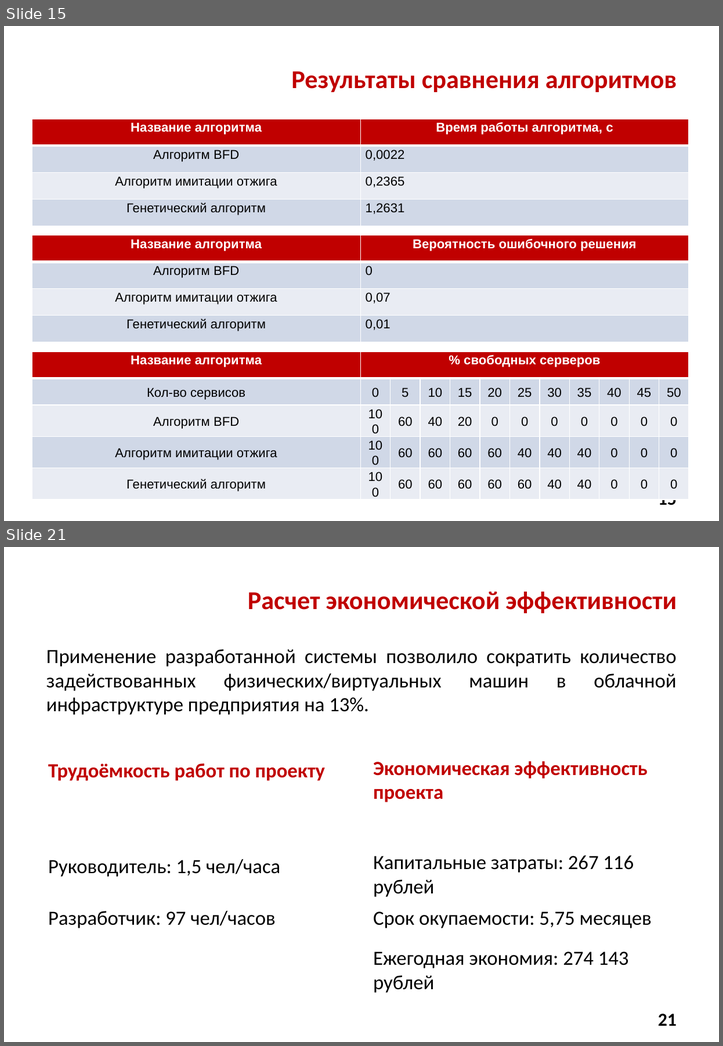
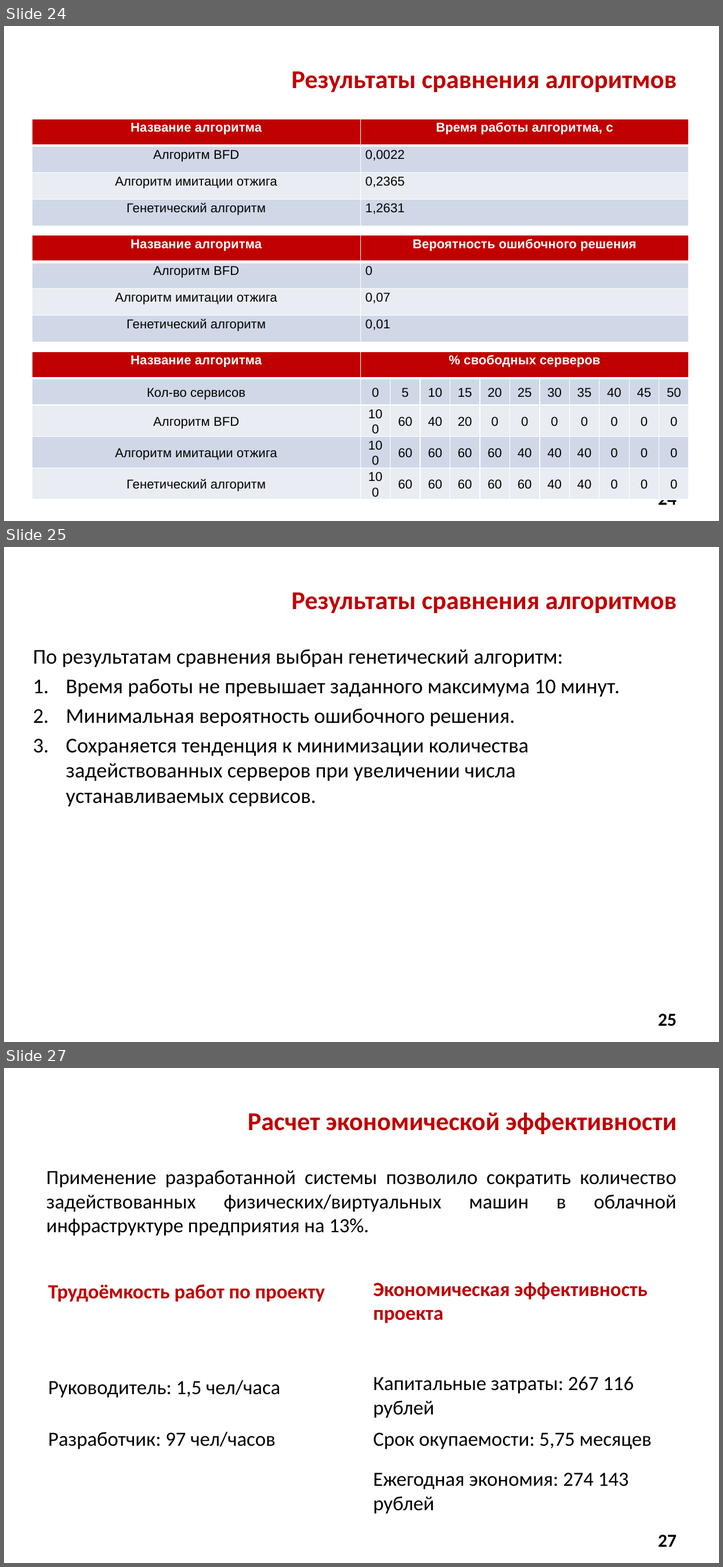
Before and after one commit to Alex-made/diplom, a slide deck: Презентация/Презентация диплома.pptx. Shown one above the other, each under a label of ours: slides 15 and 21 before the commit, slides 24, 25 and 27 after it; the slides between them are not shown. The pictures are 723x1046 and 723x1567 pixels, drawn with LibreOffice and Linux fonts; fonts in the diff are those of the drawing; background and template pictures are left out. Boxes give left, top, right and bottom in pixels: in the first picture for what was removed or moved away, otherwise in the second. Text is boxed around its words. In the diff, an @@ line names an element or a change of style, - is before the commit and + after.

```diff
--- a/Презентация/Презентация диплома.pptx
+++ b/Презентация/Презентация диплома.pptx
@@ slide 25 added at [4,547,719,1042], background picture (left out) @@
@@ title added at [291,592,677,613], 28 pt, text #C00000, bold @@
+Результаты сравнения алгоритмов
@@ text added at [33,649,619,806], 23 pt, text #000000 @@
+По результатам сравнения выбран генетический алгоритм:
+1. Время работы не превышает заданного максимума 10 минут.
+2. Минимальная вероятность ошибочного решения.
+3. Сохраняется тенденция к минимизации количества задействованных серверов при увеличении числа устанавливаемых сервисов.
@@ page number added at [658,1013,676,1026], 20 pt, text #000000, bold @@
+25
@@ what was slide 15 is now slide 24 @@
@@ page number at [658,500,676,504]: text changed @@
-15
+24
@@ what was slide 21 is now slide 27 @@
@@ page number at [658,1534,676,1546]: text changed @@
-21
+27
```
Also in this commit, not shown: 11 slides changed, 8 other slides added, 2 slides removed, 2 other files.
